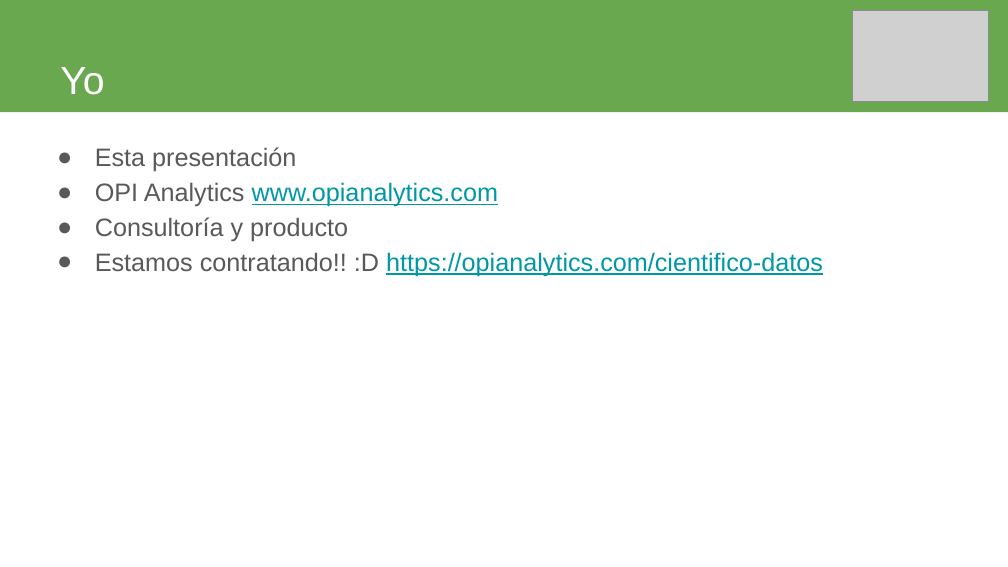
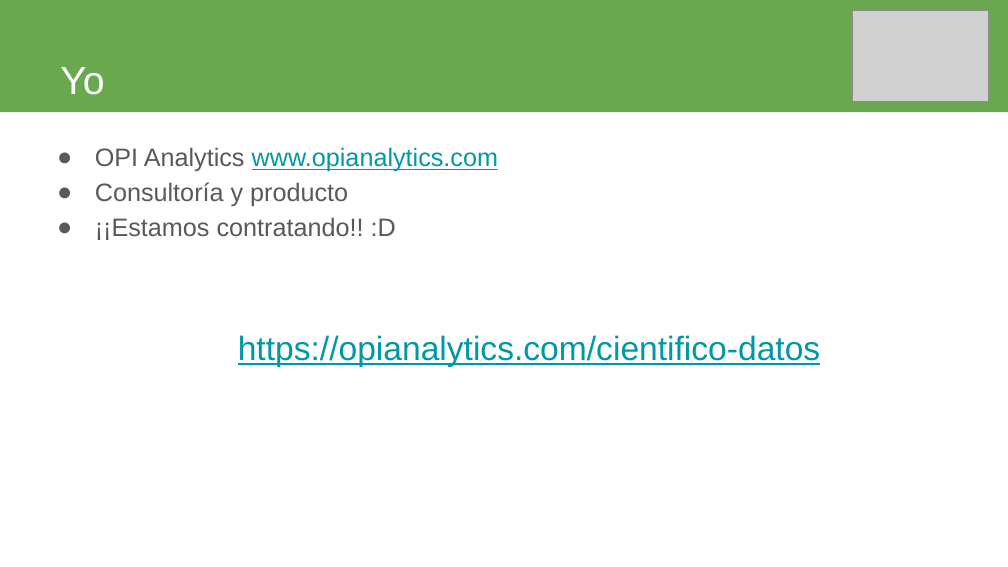
Before and after one commit to jbarbosat/mis-desmadres, a slide deck: slide 3 of presentaciones/wids-2019/presentacion.odp. Drawn at 1008x567 pixels with LibreOffice and Linux fonts; fonts in the diff are those of the drawing; grey boxes stand for pictures. Boxes give left, top, right and bottom in pixels: in the first picture for what was removed or moved away, otherwise in the second. Text is boxed around its words. In the diff, an @@ line names an element or a change of style, - is before the commit and + after.

```diff
--- a/presentaciones/wids-2019/presentacion.odp
+++ b/presentaciones/wids-2019/presentacion.odp
@@ text at (95, 147, 296, 171): paragraph removed @@
-● Esta presentación
@@ text at (95, 217, 820, 367): text changed; size 18 to 24 pt @@
-● Estamos contratando!! :D https://opianalytics.com/cientifico-datos
+● ¡¡Estamos contratando!! :D
+https://opianalytics.com/cientifico-datos
```
Also in this commit, not shown: 8 other slides changed, 8 slides added, 3 slides removed.
